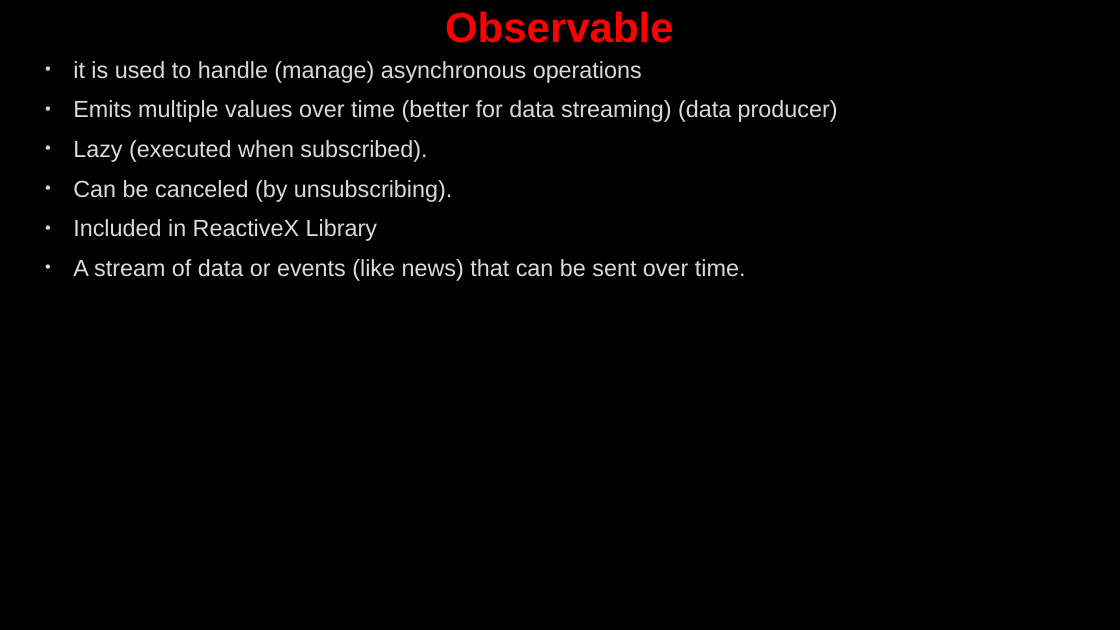
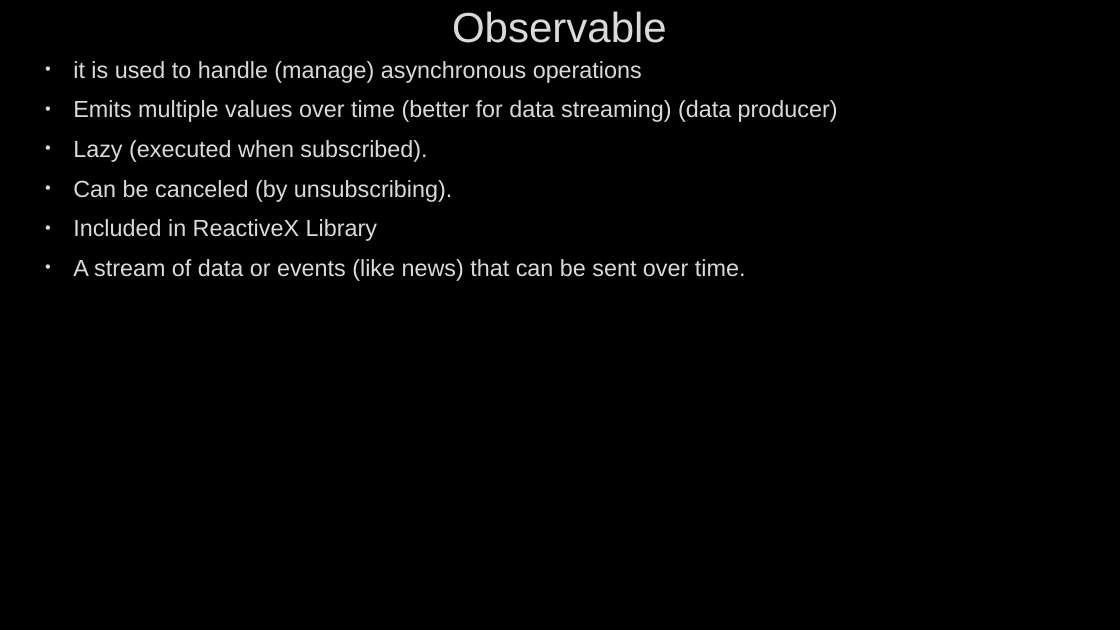
Before and after one commit to AhmedMohamedSamir1/Summary, a slide deck: slide 20 of Angular & type script/Angular.pptx (slide 13 before the commit). Drawn at 1120x630 pixels with LibreOffice and Linux fonts; fonts in the diff are those of the drawing; background and template pictures are left out. Boxes give left, top, right and bottom in pixels: in the first picture for what was removed or moved away, otherwise in the second. Text is boxed around its words. In the diff, an @@ line names an element or a change of style, - is before the commit and + after.

```diff
--- a/Angular & type script/Angular.pptx
+++ b/Angular & type script/Angular.pptx
@@ title "Observable" at [452,11,667,43]: text colour #FF0000 to #DADADA, bold off @@
```
Also in this commit, not shown: 3 other slides changed, 9 slides added, 5 other files.
